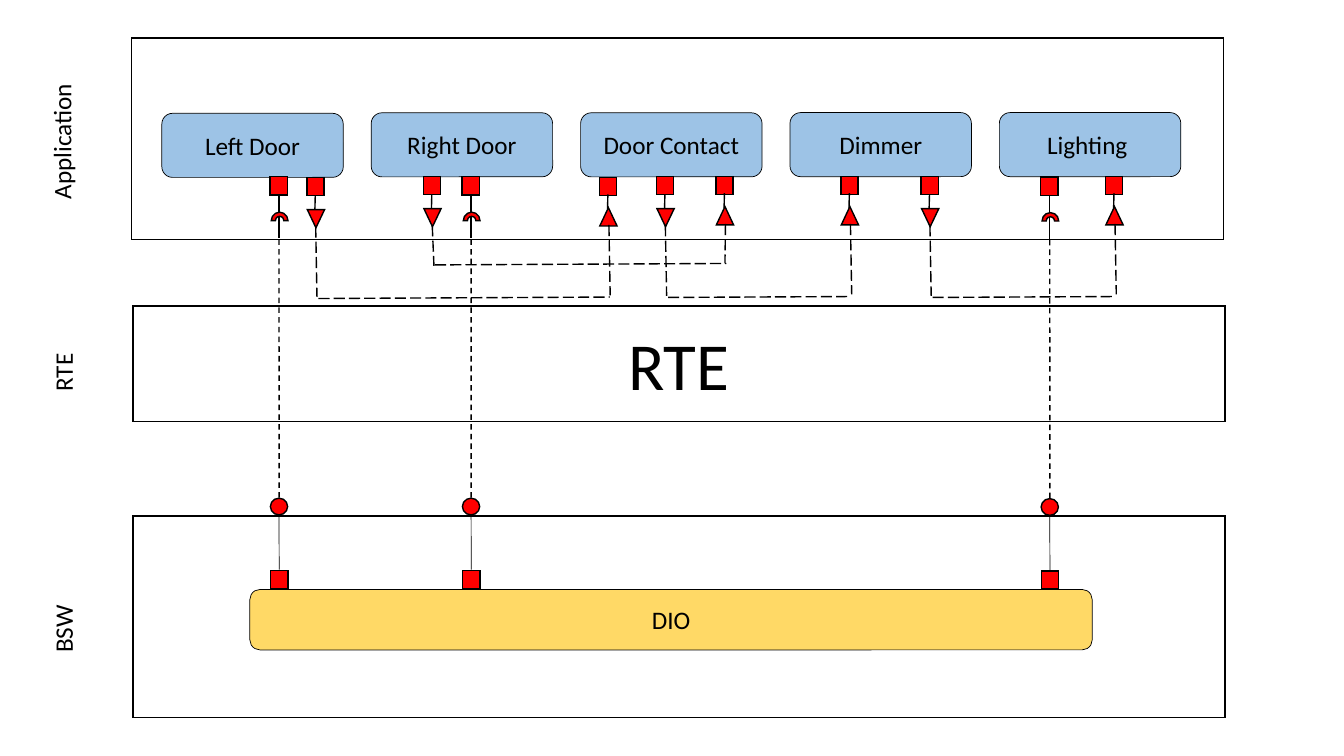
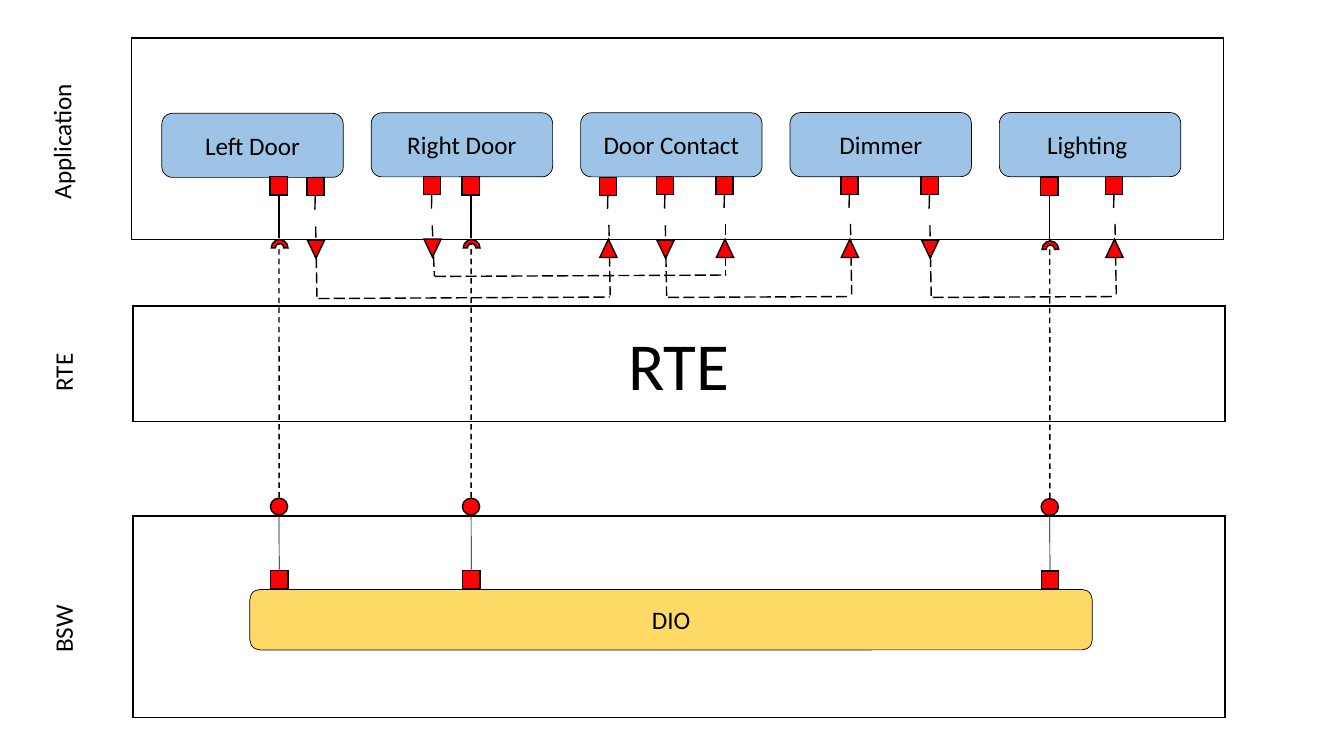
Before and after one commit to FatmaGomaa/AutosarCourseAssignment, a slide deck: slide 1 of Layered Architecture.pptx. Drawn at 1344x756 pixels with LibreOffice and Linux fonts; fonts in the diff are those of the drawing. Boxes give left, top, right and bottom in pixels: in the first picture for what was removed or moved away, otherwise in the second. Text is boxed around its words. In the diff, an @@ line names an element or a change of style, - is before the commit and + after.

Commit message:
update layer archeticture

```diff
--- a/Layered Architecture.pptx
+++ b/Layered Architecture.pptx
@@ line moved from (433, 226) - (435, 266) to (433, 226) - (435, 276) @@
@@ line moved from (726, 224) - (725, 263) to (726, 224) - (726, 275) @@
@@ 4 flow chart merges, 4 triangles, 3 arch (boxed as its full ring)s: place and size @@
-4 flow chart merges, 4 triangles, 3 arch (boxed as its full ring)s at bbox=[271, 207, 1123, 230]
+4 flow chart merges, 4 triangles, 3 arch (boxed as its full ring)s at bbox=[271, 239, 1123, 258]
@@ line moved from (436, 265) - (727, 263) to (436, 276) - (727, 275) @@
```
